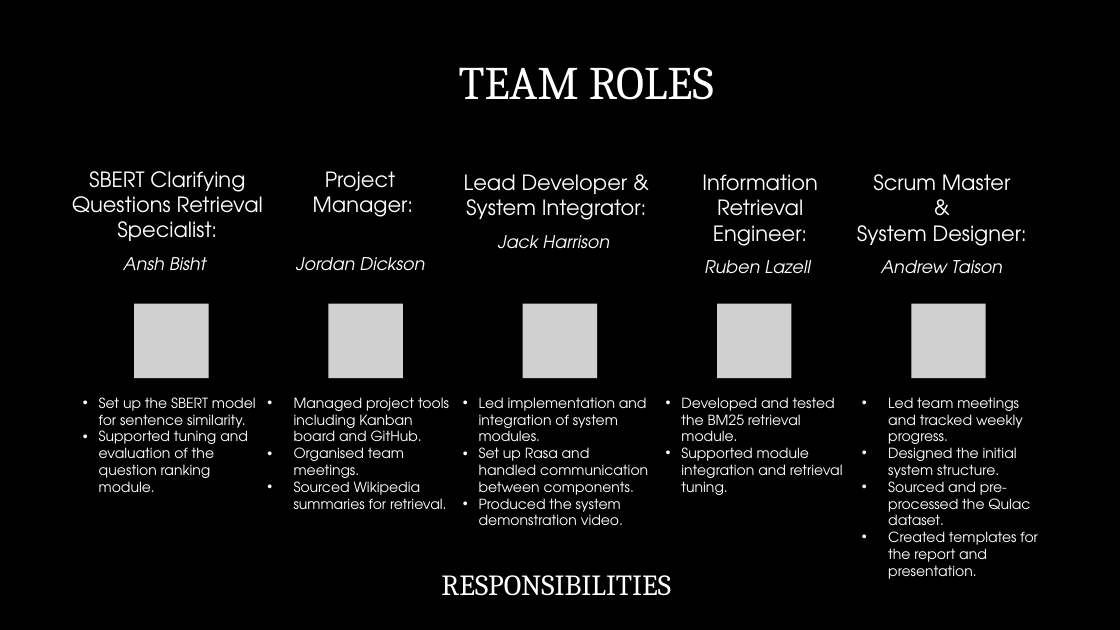
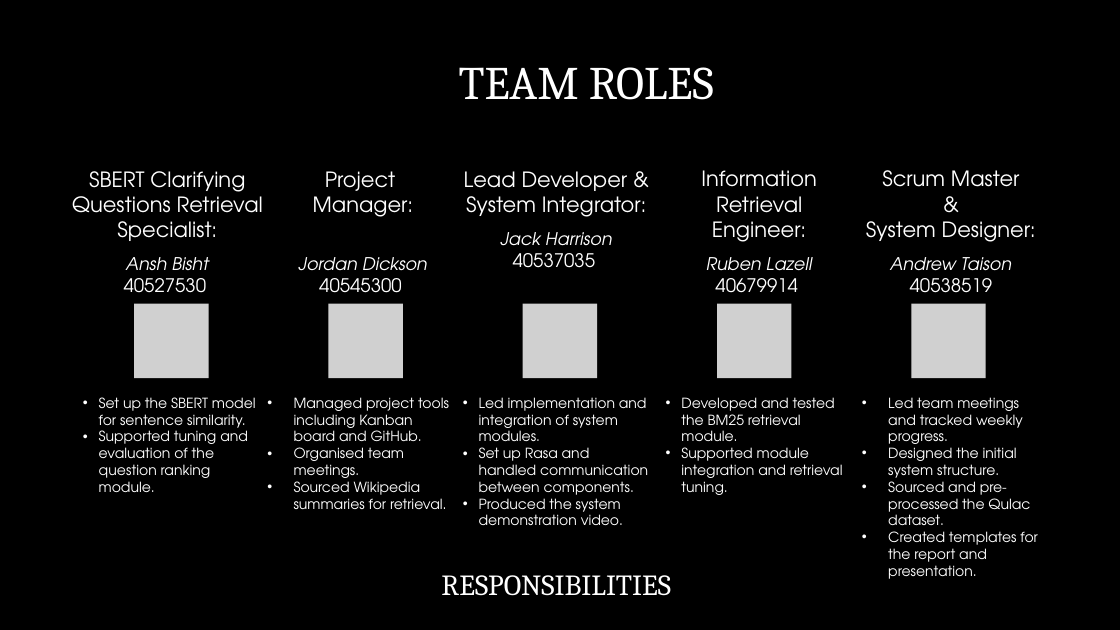
Before and after one commit to Crimson-Scot96/Conversational-AI, a slide deck: slide 16 of set10120_cw2_presentation.pptx. Drawn at 1120x630 pixels with LibreOffice and Linux fonts; fonts in the diff are those of the drawing; grey boxes stand for pictures; background and template pictures are left out. Boxes give left, top, right and bottom in pixels: in the first picture for what was removed or moved away, otherwise in the second. Text is boxed around its words. In the diff, an @@ line names an element or a change of style, - is before the commit and + after.

Commit message:
Added matric numbers to team roles slide

```diff
--- a/set10120_cw2_presentation.pptx
+++ b/set10120_cw2_presentation.pptx
@@ text "Scrum Master & System Designer:": place and size @@
-text "Scrum Master & System Designer:" at [857,174,1027,274]
+text "Scrum Master & System Designer:" at [866,170,1036,293]
@@ text at [513,253,595,268]: paragraph added @@
+40537035
@@ text at [124,278,206,293]: paragraph added @@
+40527530
@@ text at [319,278,401,293]: paragraph added @@
+40545300
@@ text at [715,278,797,293]: paragraph added @@
+40679914
@@ text at [910,278,992,293]: paragraph added @@
+40538519
```
